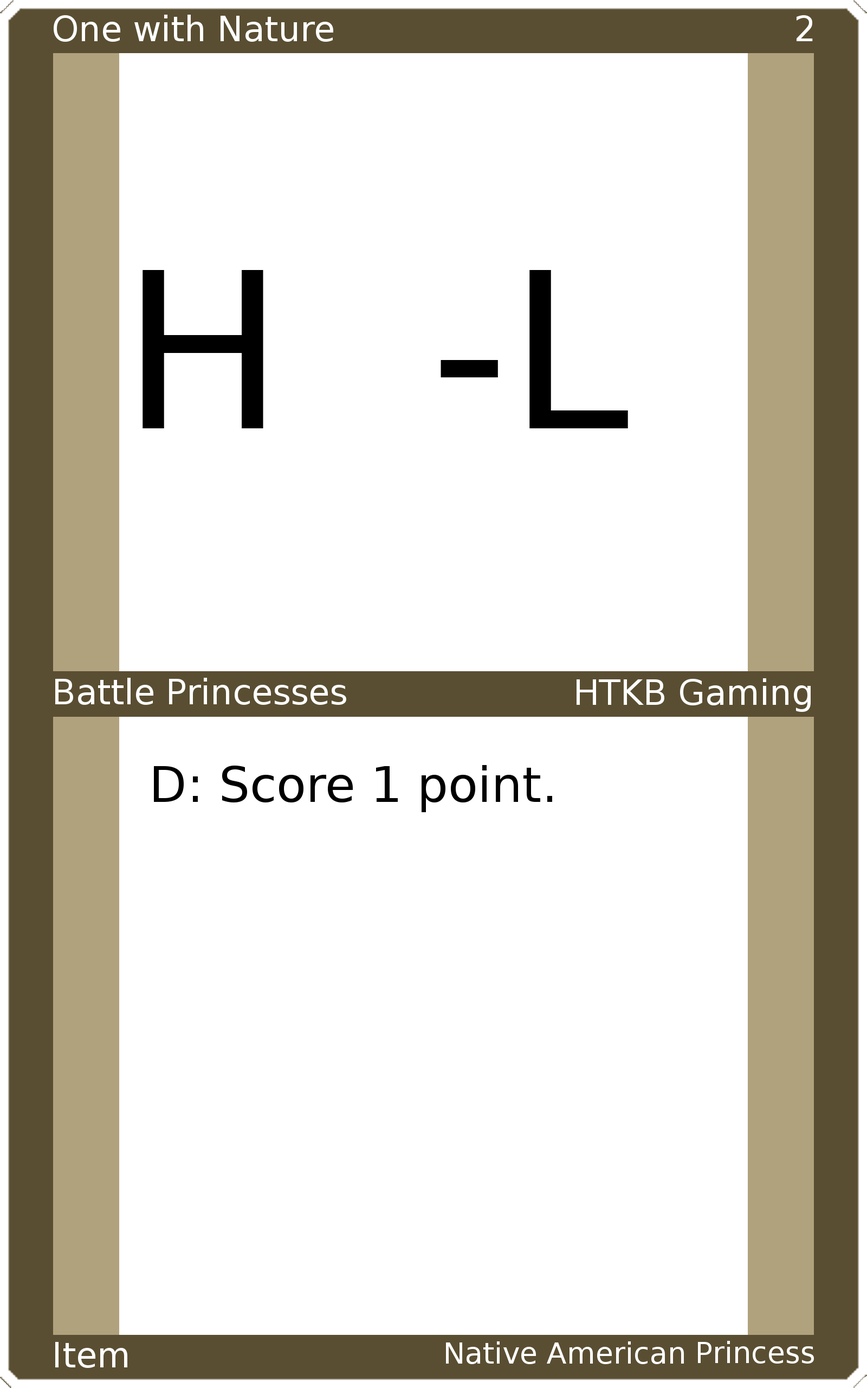
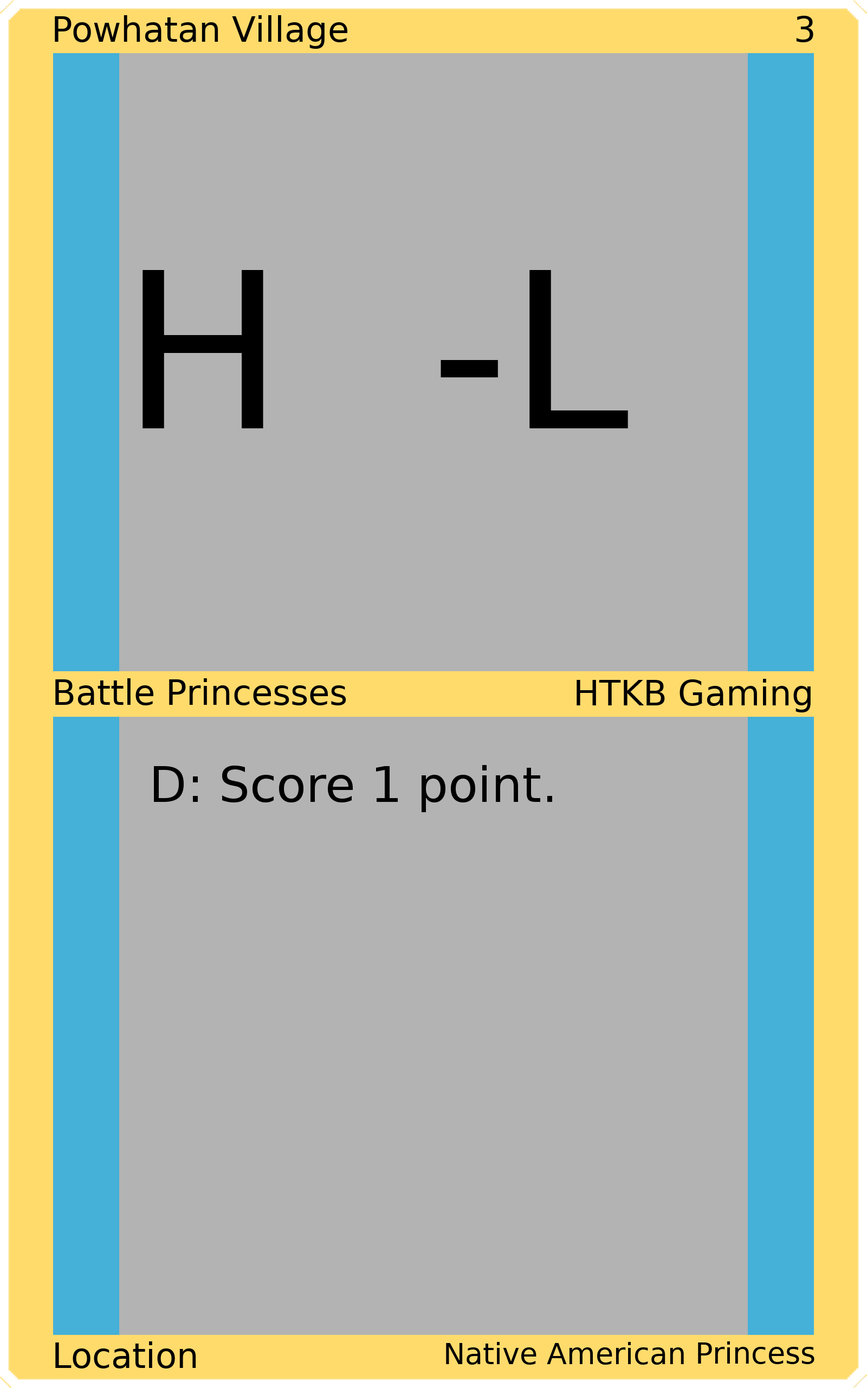
Before/after of a (867, 1388) layered artwork. What changed in the layer stack:
painted on "Upper Left" over [53, 14, 348, 49]
painted on "Upper Right" over [796, 15, 814, 43]
painted on "Mid Left" over [55, 677, 347, 706]
painted on "Mid Right" over [576, 678, 811, 713]
renamed "Item" to "Location", painted on it over [55, 1340, 197, 1369]
painted on "Bottom Right" over [446, 1340, 815, 1365]
painted on "Border" over [0, 0, 867, 1388]
painted on "Top Background" over [119, 52, 748, 673]
painted on "Bottom Background" over [119, 715, 748, 1336]
painted on "Background" over [35, 35, 832, 1352]
